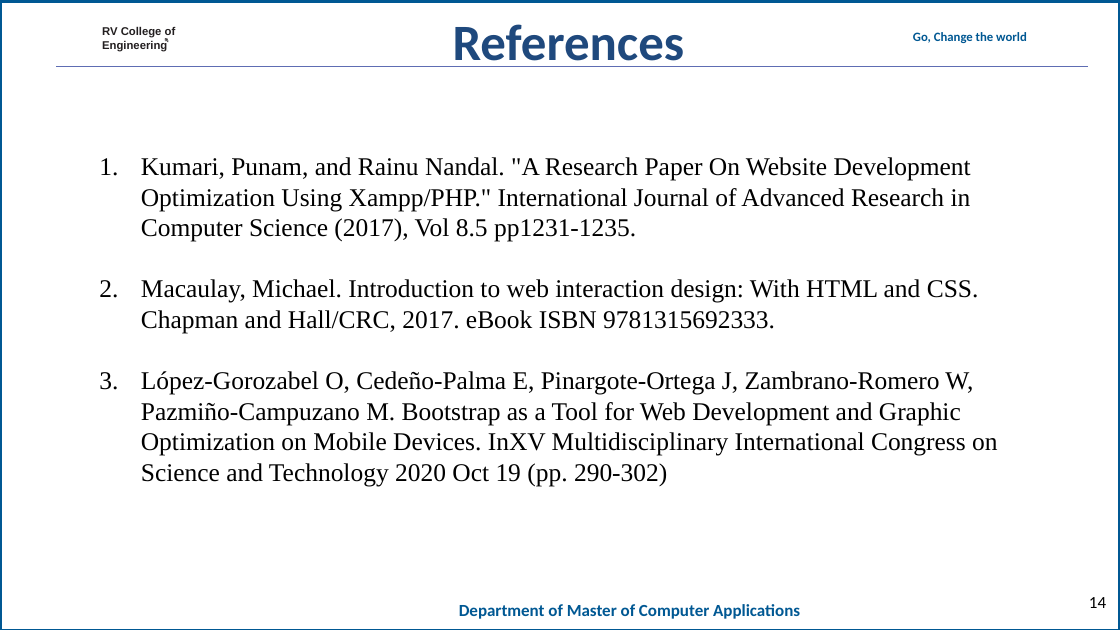
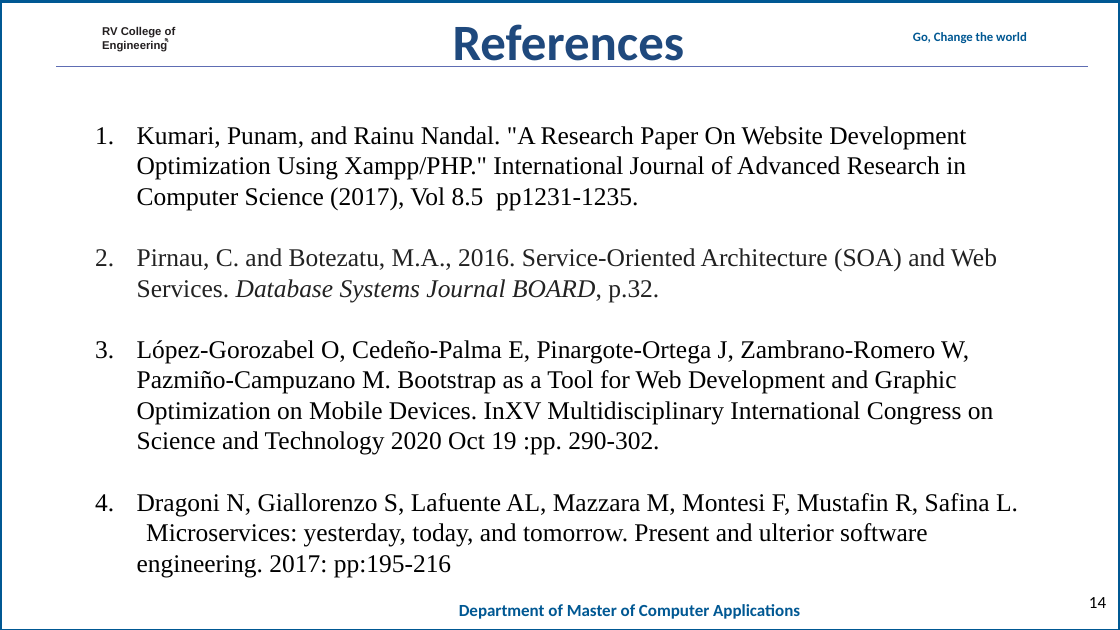
Before and after one commit to mohanrockz/Minor-Project, a slide deck: slide 14 of 20mca36-Minor Project_Phase 2_template11.ppt. Drawn at 1120x630 pixels with LibreOffice and Linux fonts; fonts in the diff are those of the drawing; background and template pictures are left out. Boxes give left, top, right and bottom in pixels: in the first picture for what was removed or moved away, otherwise in the second. Text is boxed around its words. In the diff, an @@ line names an element or a change of style, - is before the commit and + after.

```diff
--- a/20mca36-Minor Project_Phase 2_template11.ppt
+++ b/20mca36-Minor Project_Phase 2_template11.ppt
@@ text "Kumari, Punam, and Rainu Nandal. ...": place and size @@
-text "Kumari, Punam, and Rainu Nandal. ..." at [141, 157, 997, 486]
+text "Kumari, Punam, and Rainu Nandal. ..." at [137, 126, 1018, 578]
@@ text at [137, 248, 1018, 578]: text changed @@
-2. Macaulay, Michael. Introduction to web interaction design: With HTML and CSS. Chapman and Hall/CRC, 2017. eBook ISBN 9781315692333.
-3. López-Gorozabel O, Cedeño-Palma E, Pinargote-Ortega J, Zambrano-Romero W, Pazmiño-Campuzano M. Bootstrap as a Tool for Web Development and Graphic Optimization on Mobile Devices. InXV Multidisciplinary International Congress on Science and Technology 2020 Oct 19 (pp. 290-302)
+2. Pirnau, C. and Botezatu, M.A., 2016. Service-Oriented Architecture (SOA) and Web Services. Database Systems Journal BOARD, p.32.
+3. López-Gorozabel O, Cedeño-Palma E, Pinargote-Ortega J, Zambrano-Romero W, Pazmiño-Campuzano M. Bootstrap as a Tool for Web Development and Graphic Optimization on Mobile Devices. InXV Multidisciplinary International Congress on Science and Technology 2020 Oct 19 :pp. 290-302.
+4. Dragoni N, Giallorenzo S, Lafuente AL, Mazzara M, Montesi F, Mustafin R, Safina L. Microservices: yesterday, today, and tomorrow. Present and ulterior software engineering. 2017: pp:195-216
```
Also in this commit, not shown: 2 slides added, 1 slide removed.
